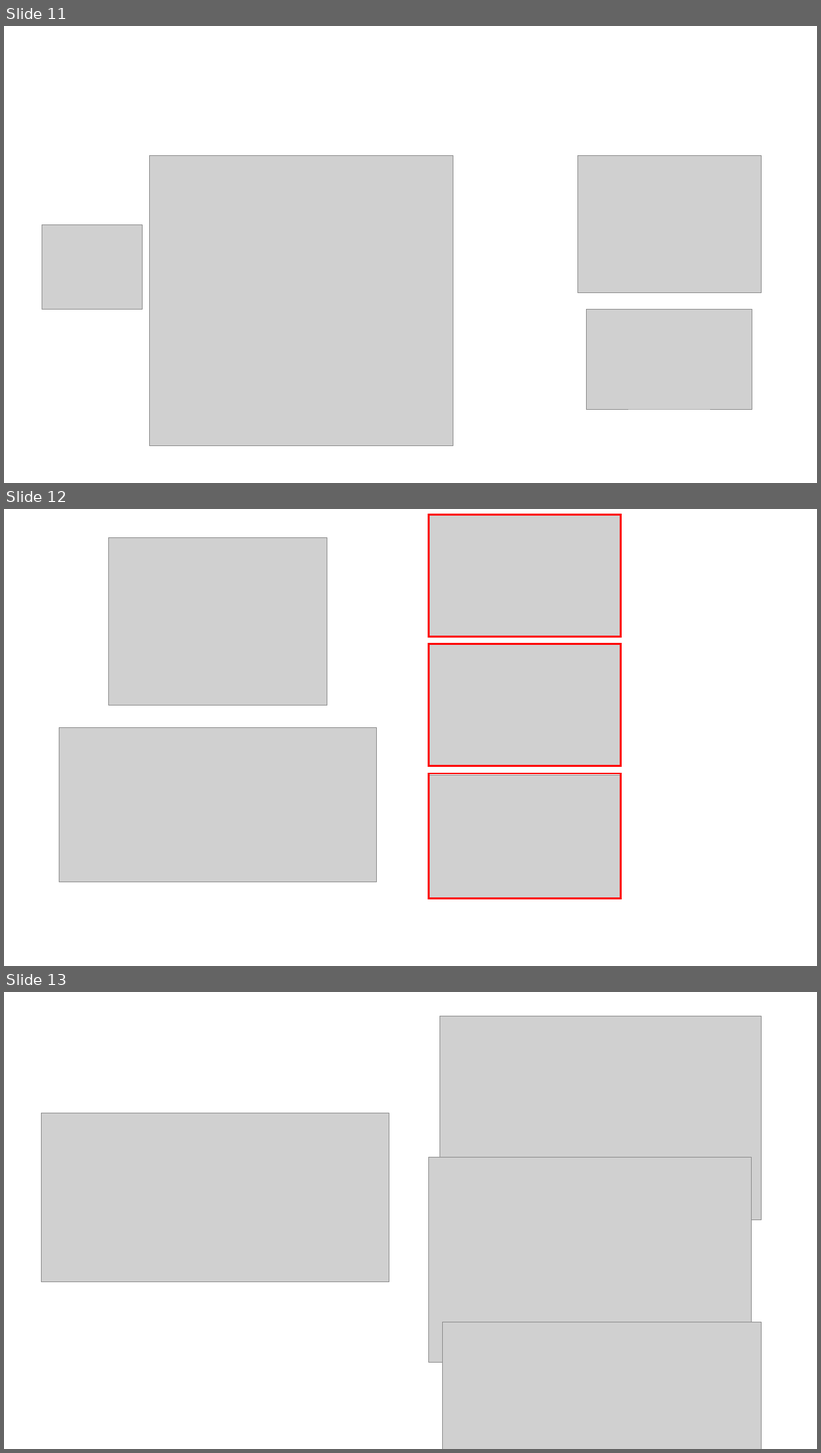
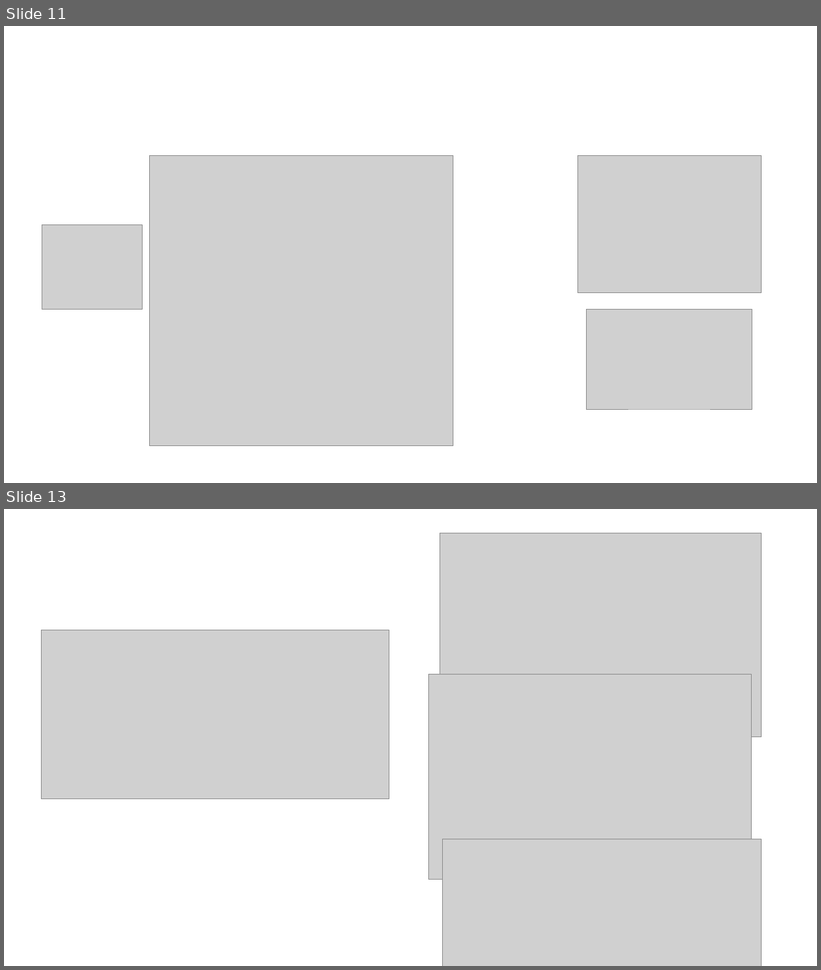
Before and after one commit to xpessoles/TP_Documents_PSI, a slide deck: 11_MaxpidE/MaxPIDE.pptx. Shown one above the other, each under a label of ours: slides 11, 12 and 13 before the commit, slides 11 and 13 after it; the slides between them are not shown. The pictures are 821x1453 and 821x970 pixels, drawn with LibreOffice and Linux fonts; fonts in the diff are those of the drawing; grey boxes stand for pictures. Boxes give left, top, right and bottom in pixels: in the first picture for what was removed or moved away, otherwise in the second. Text is boxed around its words. In the diff, an @@ line names an element or a change of style, - is before the commit and + after.

```diff
--- a/11_MaxpidE/MaxPIDE.pptx
+++ b/11_MaxpidE/MaxPIDE.pptx
@@ slide 12 removed at [4,509,817,966], background #FFFFFF @@
@@ picture removed at [429,514,621,636] @@
@@ rectangle removed at [429,514,621,637] @@
@@ picture removed at [109,537,327,706] @@
@@ picture removed at [429,644,621,767] @@
@@ rectangle removed at [429,644,621,766] @@
@@ picture removed at [59,728,378,883] @@
@@ picture removed at [429,775,621,899] @@
@@ rectangle removed at [429,774,621,899] @@
```
Also in this commit, not shown: 1 slide added, 1 other file.
